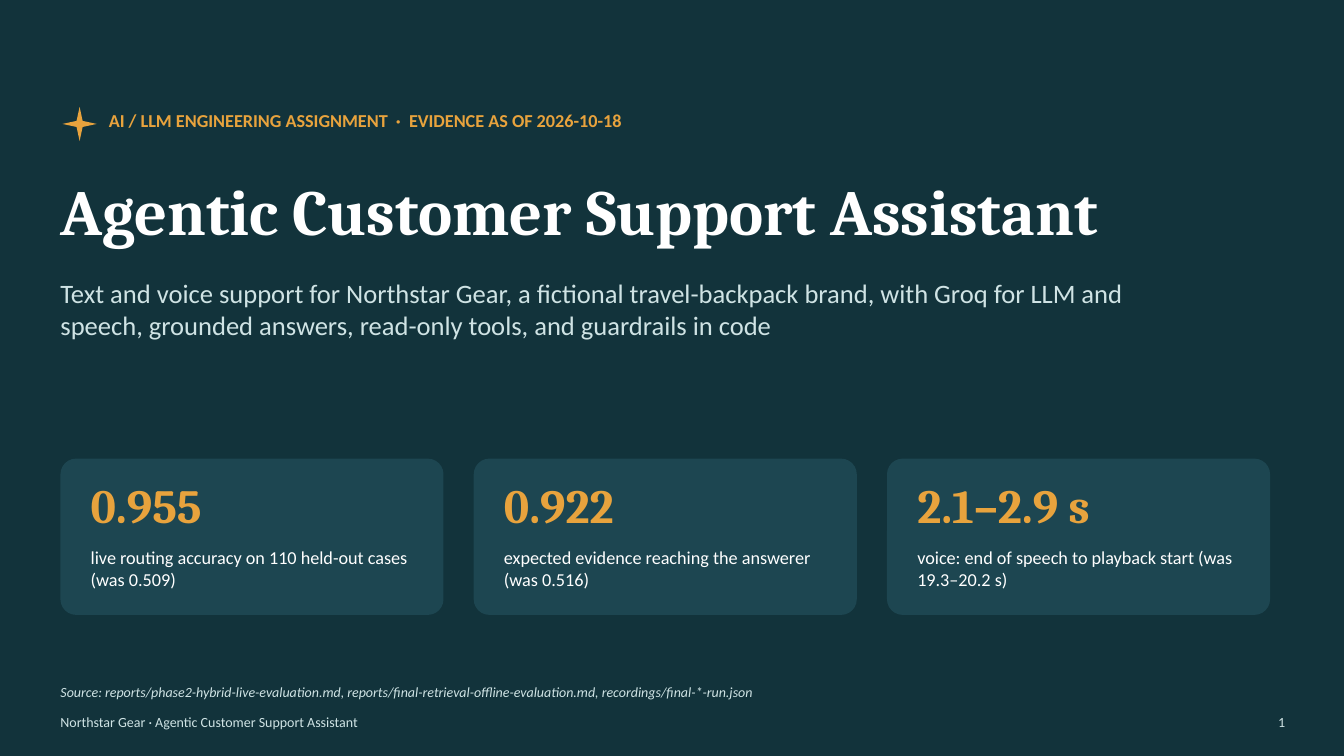
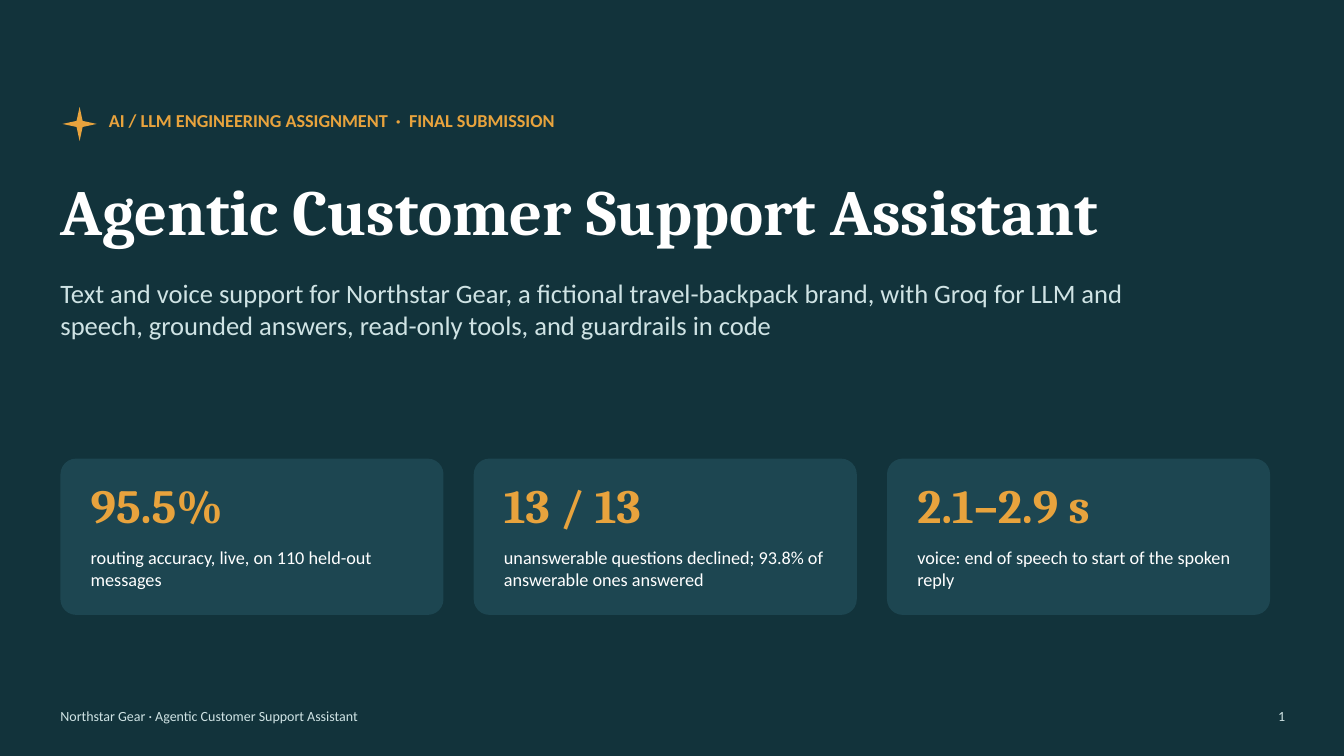
Before and after one commit to amit253/Agentic-Customer-Support-Assistant, a slide deck: slide 1 of presentation/agentic-customer-support.pptx. Drawn at 1344x756 pixels with LibreOffice and Linux fonts; fonts in the diff are those of the drawing. Boxes give left, top, right and bottom in pixels: in the first picture for what was removed or moved away, otherwise in the second. Text is boxed around its words. In the diff, an @@ line names an element or a change of style, - is before the commit and + after.

```diff
--- a/presentation/agentic-customer-support.pptx
+++ b/presentation/agentic-customer-support.pptx
@@ text at box(109, 115, 555, 127): text changed @@
-AI / LLM ENGINEERING ASSIGNMENT · EVIDENCE AS OF 2026-10-18
+AI / LLM ENGINEERING ASSIGNMENT · FINAL SUBMISSION
@@ text at box(91, 490, 223, 524): text changed @@
-0.955
+95.5%
@@ text at box(504, 490, 641, 524): text changed @@
-0.922
+13 / 13
@@ text at box(91, 551, 372, 589): text changed @@
-live routing accuracy on 110 held-out cases (was 0.509)
+routing accuracy, live, on 110 held-out messages
@@ text at box(504, 551, 823, 586): text changed @@
-expected evidence reaching the answerer (was 0.516)
+unanswerable questions declined; 93.8% of answerable ones answered
@@ text at box(917, 551, 1230, 589): text changed @@
-voice: end of speech to playback start (was 19.3–20.2 s)
+voice: end of speech to start of the spoken reply
@@ text removed at box(60, 687, 753, 700) @@
-Source: reports/phase2-hybrid-live-evaluation.md, reports/final-retrieval-offline-evaluation.md, recordings/final-*-run.json
@@ text "Northstar Gear · Agentic Customer ...": place and size @@
-text "Northstar Gear · Agentic Customer ..." at box(60, 717, 358, 730)
+text "Northstar Gear · Agentic Customer ..." at box(60, 711, 358, 724)
@@ text "1": place and size @@
-text "1" at box(1278, 718, 1285, 727)
+text "1" at box(1278, 712, 1285, 721)
```
Also in this commit, not shown: 15 other slides changed, 2 slides added, 1 slide removed, 4 other files.
